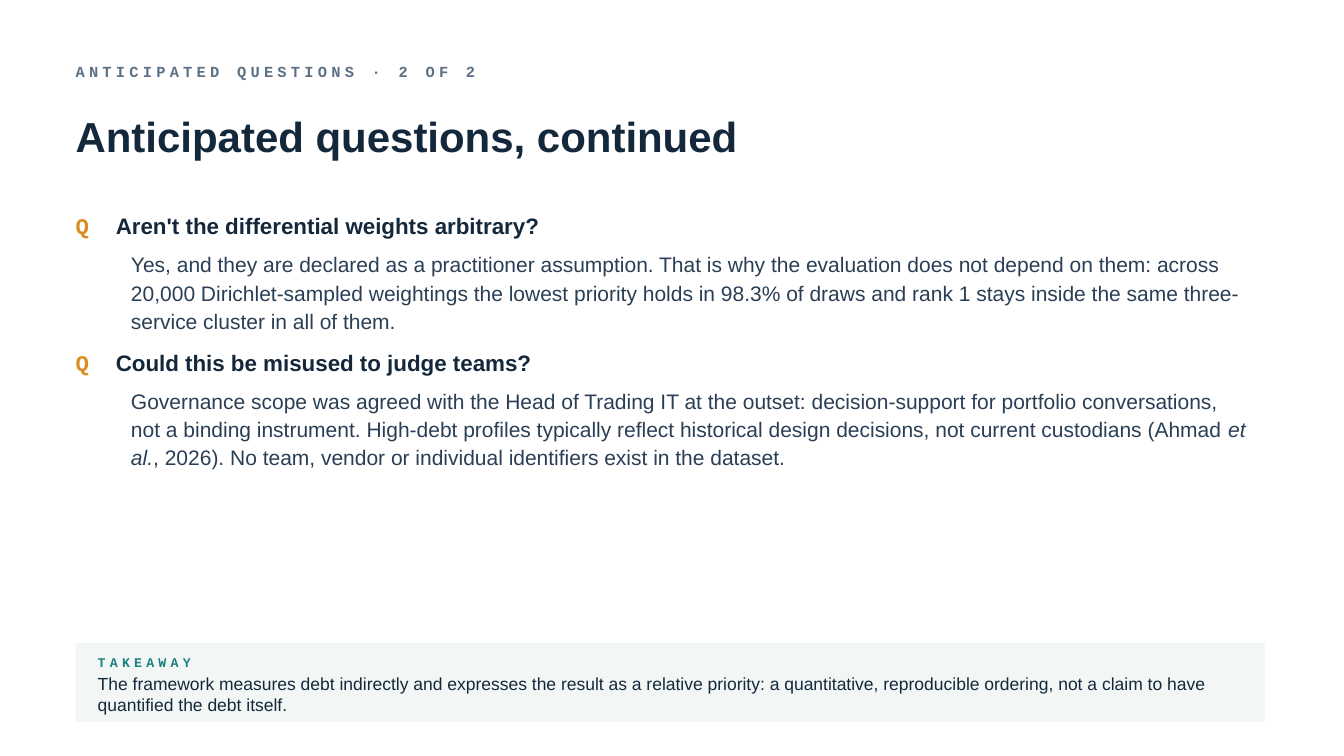
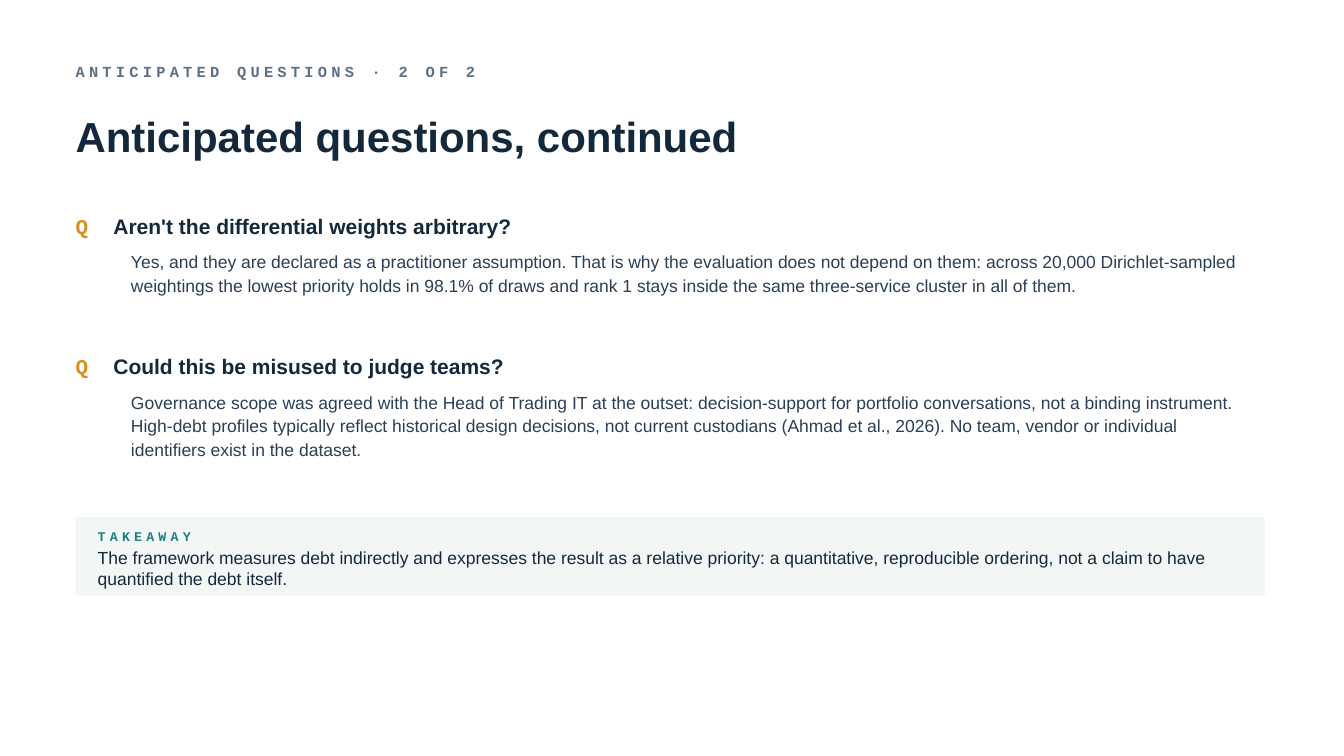
Before and after one commit to TobiZeier/MScProject, a slide deck: slide 14 of presentation/defense.pptx. Drawn at 1344x756 pixels with LibreOffice and Linux fonts; fonts in the diff are those of the drawing. Boxes give left, top, right and bottom in pixels: in the first picture for what was removed or moved away, otherwise in the second. Text is boxed around its words. In the diff, an @@ line names an element or a change of style, - is before the commit and + after.

```diff
--- a/presentation/defense.pptx
+++ b/presentation/defense.pptx
@@ text "Q Aren't the differential weights ..." at (76, 218, 511, 238): size 16 to 15 pt @@
@@ text at (131, 255, 1236, 296): text changed; size 15 to 12.5 pt @@
-Yes, and they are declared as a practitioner assumption. That is why the evaluation does not depend on them: across 20,000 Dirichlet-sampled weightings the lowest priority holds in 98.3% of draws and rank 1 stays inside the same three-service cluster in all of them.
+Yes, and they are declared as a practitioner assumption. That is why the evaluation does not depend on them: across 20,000 Dirichlet-sampled weightings the lowest priority holds in 98.1% of draws and rank 1 stays inside the same three-service cluster in all of them.
@@ text "Q Could this be misused ..." at (76, 358, 503, 378): size 16 to 15 pt @@
@@ text "Governance scope was agreed with ..." at (131, 396, 1232, 456): size 15 to 12.5 pt; italic off in "et al.," @@
@@ 2 texts, 1 rectangle: place and size @@
-2 texts, 1 rectangle at (76, 643, 1265, 722)
+2 texts, 1 rectangle at (76, 517, 1265, 596)
```
Also in this commit, not shown: 14 other slides changed, 14 other files.
